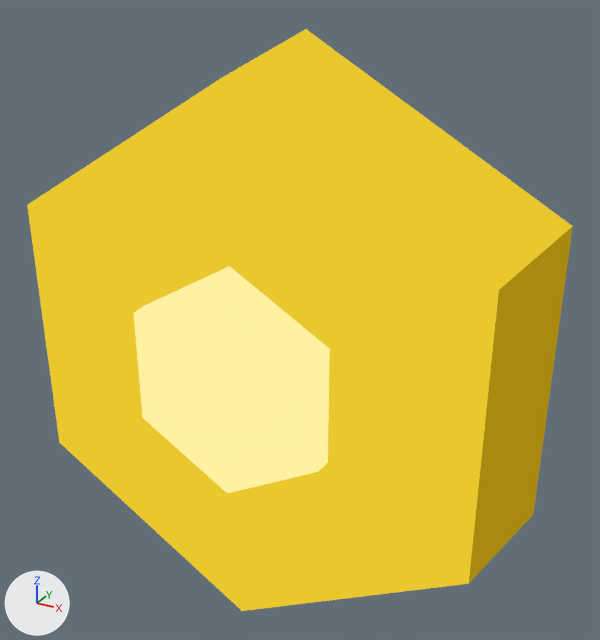
Renders of the glTF model Assets/TD2/Screen3D/Kit07/celadon3d/Gem_0.gltf from each side of a commit.
Both versions are drawn from a 50 mm lens placed at (0.442, -0.235, 0.924), pointed at (0.136, 0.322, 0.646). The lights are fixed; the arrows at lower left show +X, +Y and +Z. The first picture is the older version.

The first picture shows 'Gem_0_baked'.
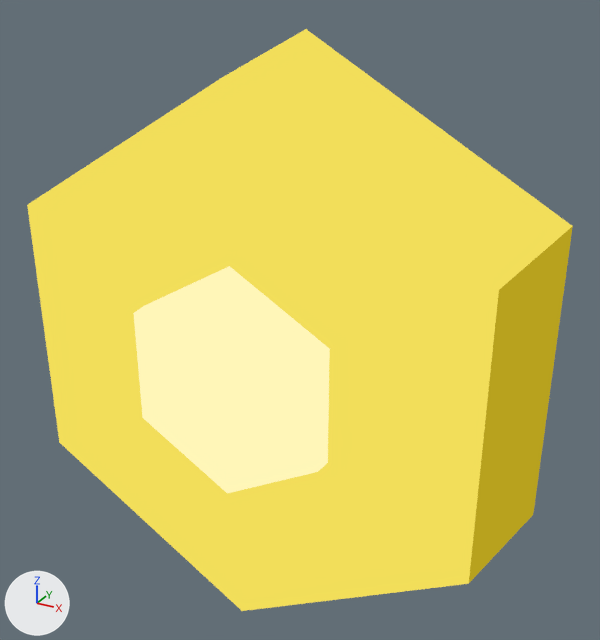
Patch to the scene script:
```diff
--- a/Assets/TD2/Screen3D/Kit07/celadon3d/Gem_0.gltf.py
+++ b/Assets/TD2/Screen3D/Kit07/celadon3d/Gem_0.gltf.py
@@ mat_k07_celadon_gem @@
 n0 = _N.new('ShaderNodeEmission'); n0.name = 'Emission'
-n0.inputs[0].default_value = (0.815, 0.578, 0.0273, 1.0)  # 'Color', yellow #e9c82e
+n0.inputs[0].default_value = (0.888, 0.73, 0.102, 1.0)  # 'Color', yellow #f2de5a
 n1 = _N.new('ShaderNodeLightPath'); n1.name = 'Light Path'
@@ mat_k07_celadon_gem_light @@
 n0 = _N.new('ShaderNodeEmission'); n0.name = 'Emission'
-n0.inputs[0].default_value = (1.0, 0.88, 0.352, 1.0)  # 'Color', yellow #fff1a0
+n0.inputs[0].default_value = (1.0, 0.922, 0.479, 1.0)  # 'Color', beige #fff6b8
 n1 = _N.new('ShaderNodeLightPath'); n1.name = 'Light Path'
@@ mat_k07_celadon_gem_shadow @@
 n0 = _N.new('ShaderNodeEmission'); n0.name = 'Emission'
-n0.inputs[0].default_value = (0.392, 0.254, 0.00518, 1.0)  # 'Color', yellow #a88a10
+n0.inputs[0].default_value = (0.479, 0.361, 0.013, 1.0)  # 'Color', yellow #b8a21e
 n1 = _N.new('ShaderNodeLightPath'); n1.name = 'Light Path'
```

Boxes [x1, y1, x2, y2] around the edits, measured in the pictures (600 x 640 px):
'Gem_0_baked', recoloured: [27, 29, 573, 611] in both
